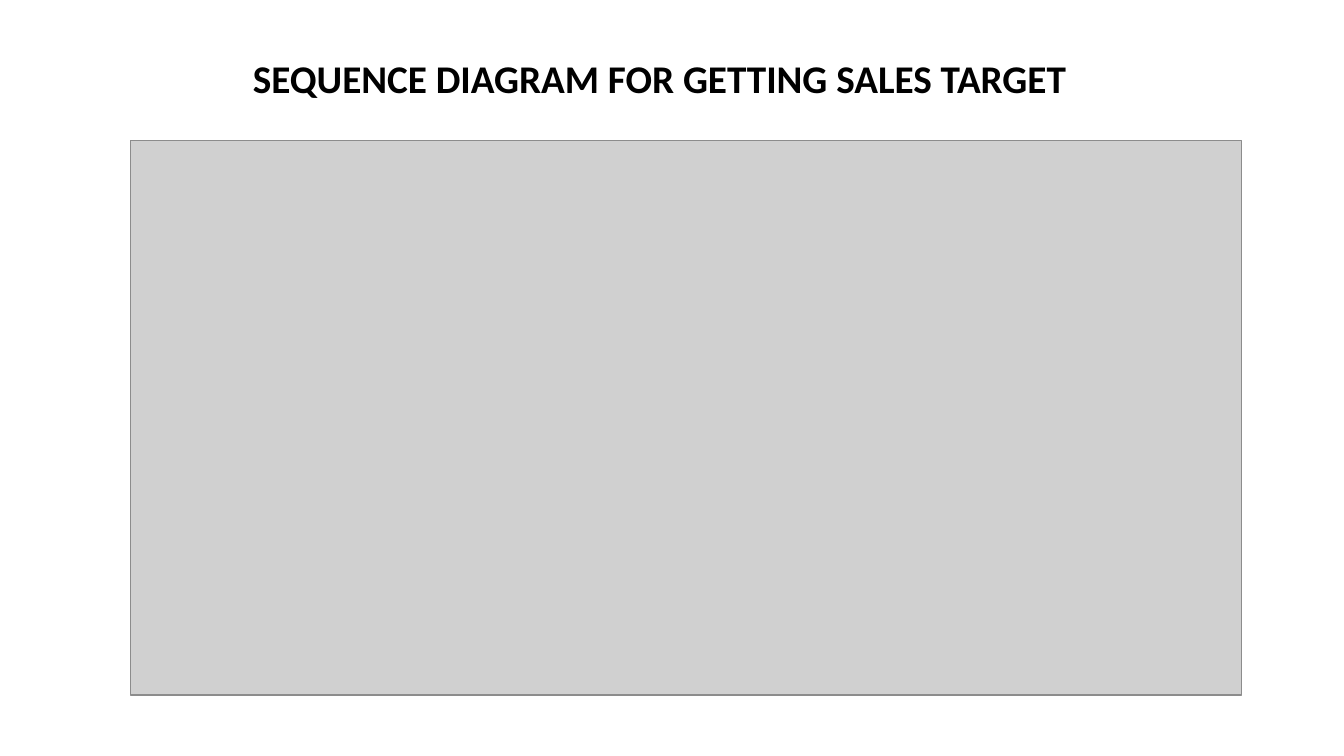
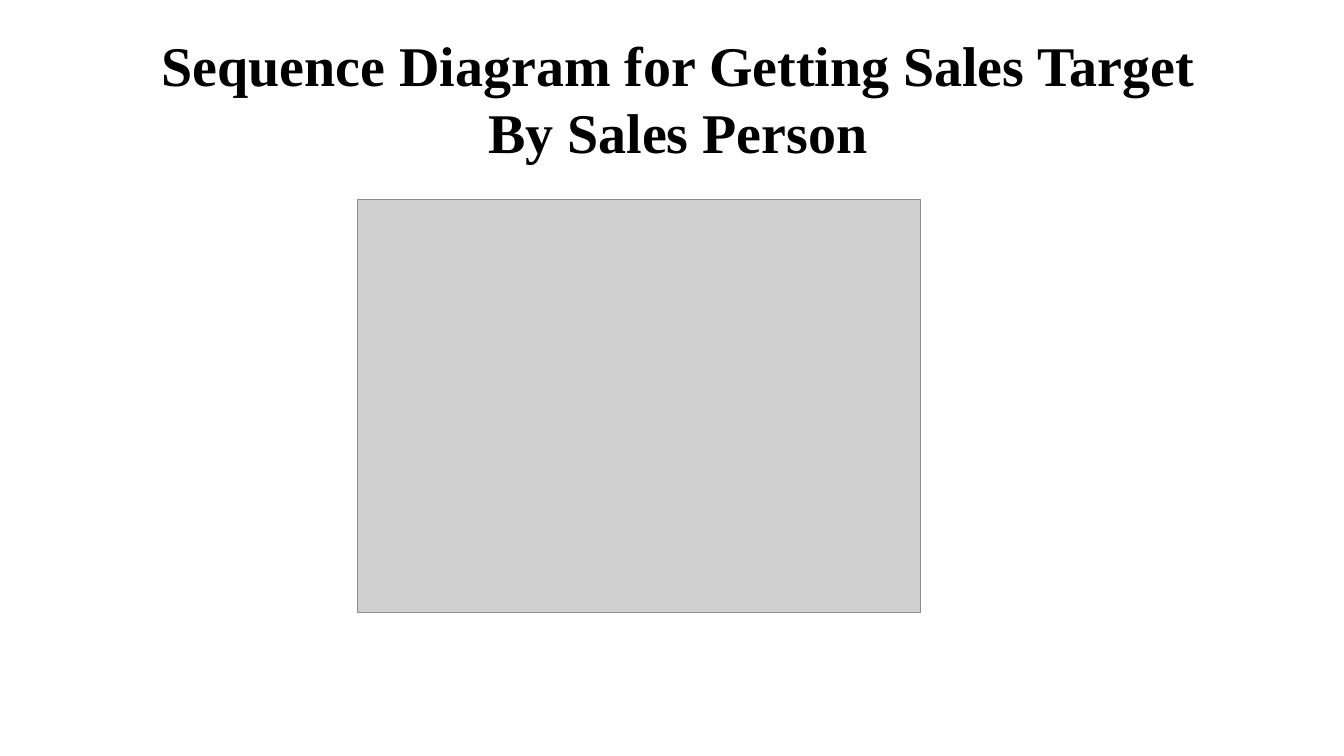
Before and after one commit to asing472/Great_Outdoor_Group_B, a slide deck: slide 28 of Presentation/GroupB.pptx (slide 31 before the commit). Drawn at 1344x756 pixels with LibreOffice and Linux fonts; fonts in the diff are those of the drawing; grey boxes stand for pictures. Boxes give left, top, right and bottom in pixels: in the first picture for what was removed or moved away, otherwise in the second. Text is boxed around its words. In the diff, an @@ line names an element or a change of style, - is before the commit and + after.

```diff
--- a/Presentation/GroupB.pptx
+++ b/Presentation/GroupB.pptx
@@ text "Sequence Diagram for Getting Sales ..." at <box>162,46,1193,164</box>: vertical alignment bottom to top @@
@@ text at <box>162,46,1193,164</box>: text changed; size 28 to 40 pt; font Calibri to Times New Roman @@
-SEQUENCE DIAGRAM FOR GETTING SALES TARGET
+Sequence Diagram for Getting Sales Target By Sales Person
@@ picture: place and size @@
-picture at <box>130,141,1241,696</box>
+picture at <box>358,200,922,612</box>
```
Also in this commit, not shown: 12 other slides changed, 32 slides added, 15 slides removed.
